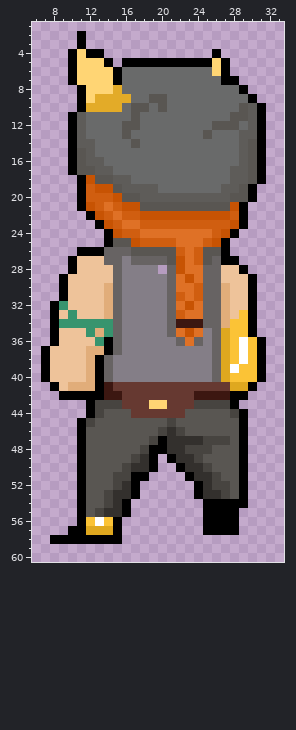
Pixel-art sprite: Assets/Sprites/Player/IdleTree/IdleRightUp/player_right_up1.png. Above, as it was before the edit.
The file is 38x64 pixels. Shown: x 6..33, y 1..60.
After the commit:
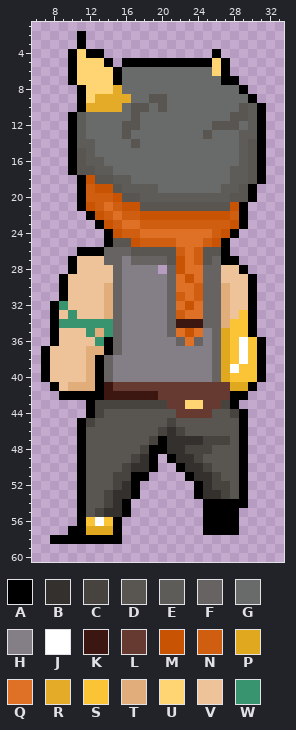
Palette (. is transparent): A #000000  B #33302d  C #474440  D #595652  E #5e5c59  F #676363  G #696a6a  H #847e87  J #ffffff  K #3c1711  L #663931  M #c75303  N #d05e10  P #dfa81f  Q #df7126  R #e3ab28  S #fbc336  T #e1ad7a  U #ffd574  V #eec39a  W #37946e
The exact change:
y 42: x 16..19 LLLL -> KKKK; x 24..27 KKKK -> LLLL
y 43: x 16..20 LLLUU -> CCCCC; x 23..26 LCCC -> UULL
y 44: x 17..21 LLLLL -> DDDDD; x 23..25 DDD -> LLL
Boxes around the changes in both pictures, in picture pixels (x1, y1, x2, y2):
changed: (122, 391, 230, 418)
